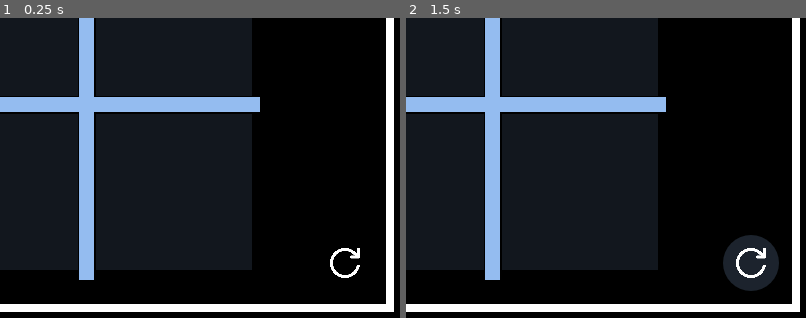
Above: before the commit, frames 1-2 (left to right).
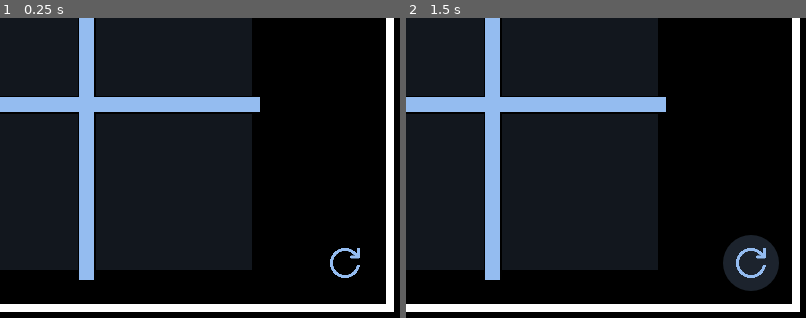
Above: after the commit, the same moments.

Repository: joshuafolkken/tic-tac-toe
Game: Godot game, scene res://scenes/main.tscn
Same seed, same stepped clock (60 frames per second), same inputs: the game is played once before the commit and once after it.
Inputs (mouse positions are % of the whole screen's width and height, from its top left):
- Up to frame 1 (0.25 s): no input
- Up to frame 2 (1.5 s): click (28, 21) at 0.52 s; click (93, 91) at 1.25 s
The pictures show only the part of the screen within x 50-100%, y 50-100%; the shares and areas given below are measured in that part.

The runs differ from the first frame. In frame 1, 0.2% of the frame differs, in the area x 82-90%, y 76-87%; in frame 2, 0.2%.

Commit message:
Theme #52 icon color

Diff:
--- a/main_theme.tres
+++ b/main_theme.tres
@@ -34,6 +34,9 @@
 corner_radius_bottom_left = 1024
 
 [resource]
+Button/colors/icon_hover_color = Color(0.580392, 0.737255, 0.941176, 1)
+Button/colors/icon_normal_color = Color(0.580392, 0.737255, 0.941176, 1)
+Button/colors/icon_pressed_color = Color(0.580392, 0.737255, 0.941176, 1)
 Button/styles/hover = SubResource("StyleBoxFlat_8mi0q")
 Button/styles/normal = SubResource("StyleBoxFlat_ftqw1")
 Button/styles/pressed = SubResource("StyleBoxFlat_rya7p")
